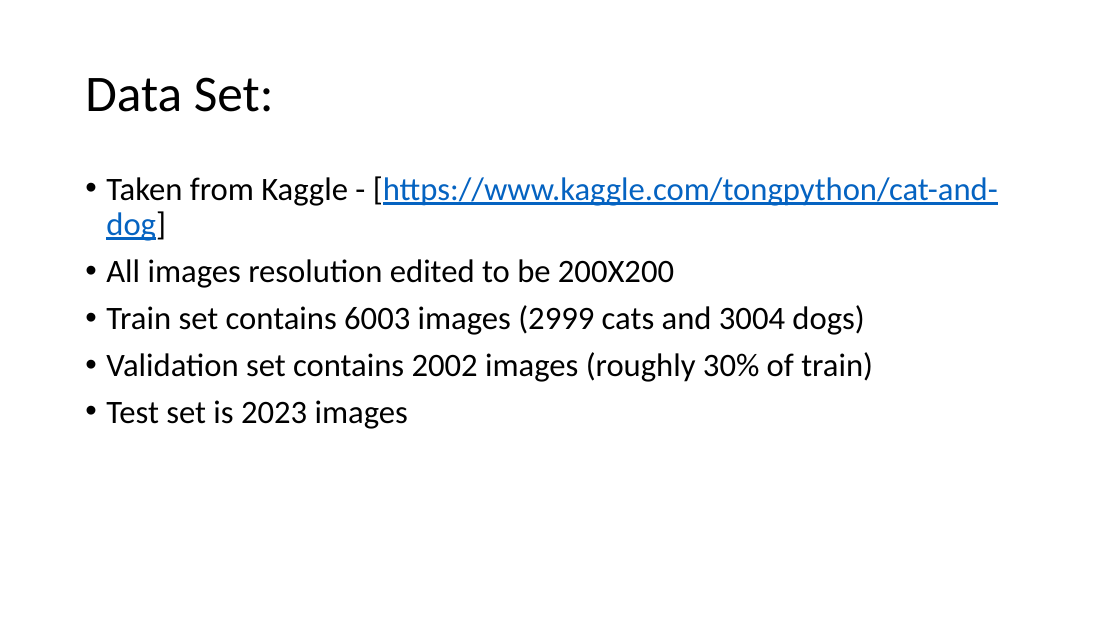
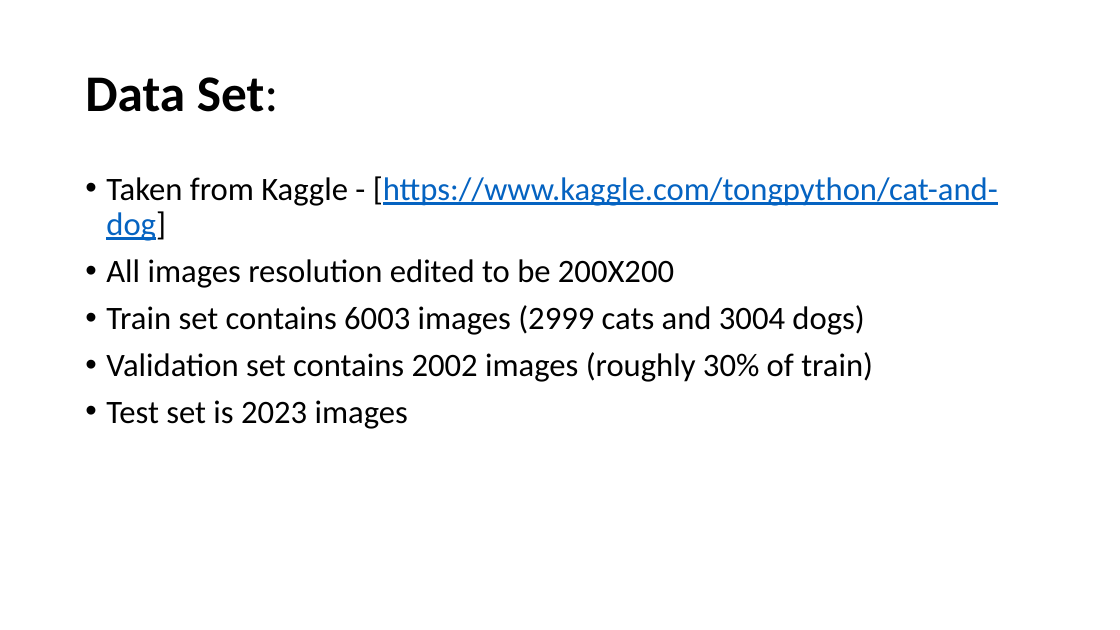
Before and after one commit to EvgenyVendrov/DeepLearningCourse, a slide deck: slide 3 of CNN/proj_pres.pptx. Drawn at 1120x630 pixels with LibreOffice and Linux fonts; fonts in the diff are those of the drawing. Boxes give left, top, right and bottom in pixels: in the first picture for what was removed or moved away, otherwise in the second. Text is boxed around its words. In the diff, an @@ line names an element or a change of style, - is before the commit and + after.

```diff
--- a/CNN/proj_pres.pptx
+++ b/CNN/proj_pres.pptx
@@ title "Data Set:" at <box>85,77,278,112</box>: bold on in "Data Set:" @@
```
Also in this commit, not shown: 7 other slides changed, 1 other file.
